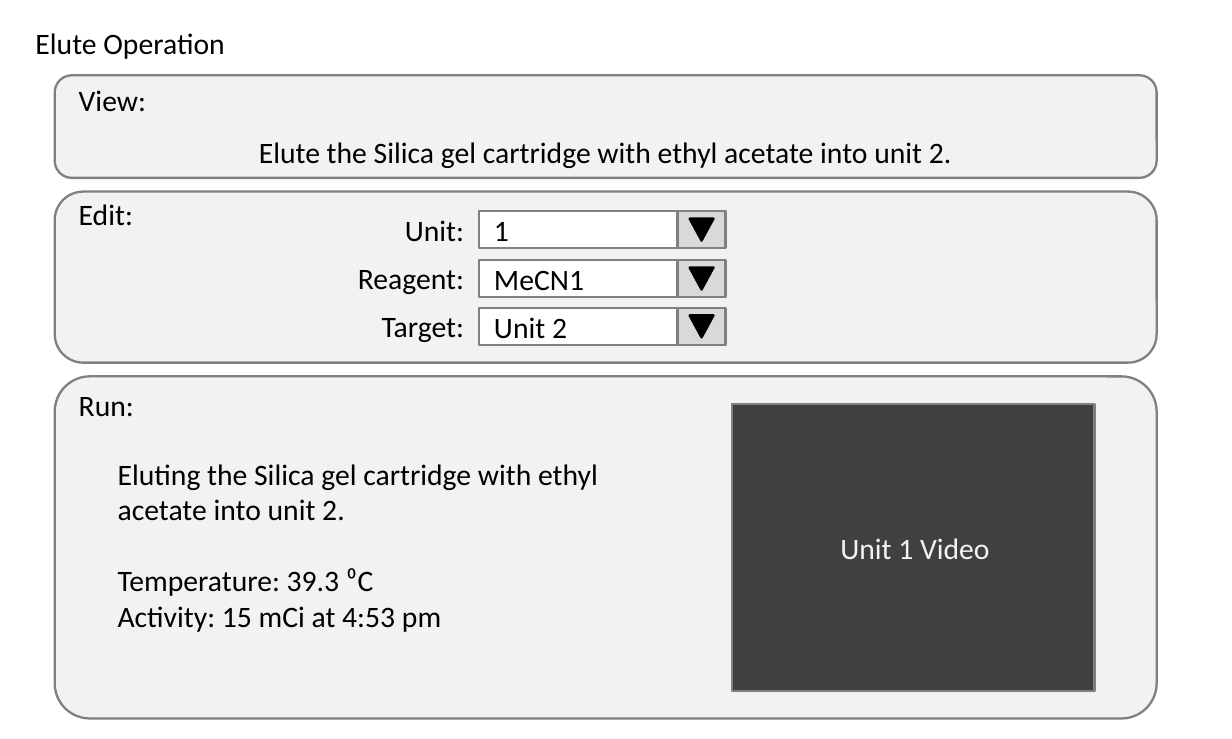
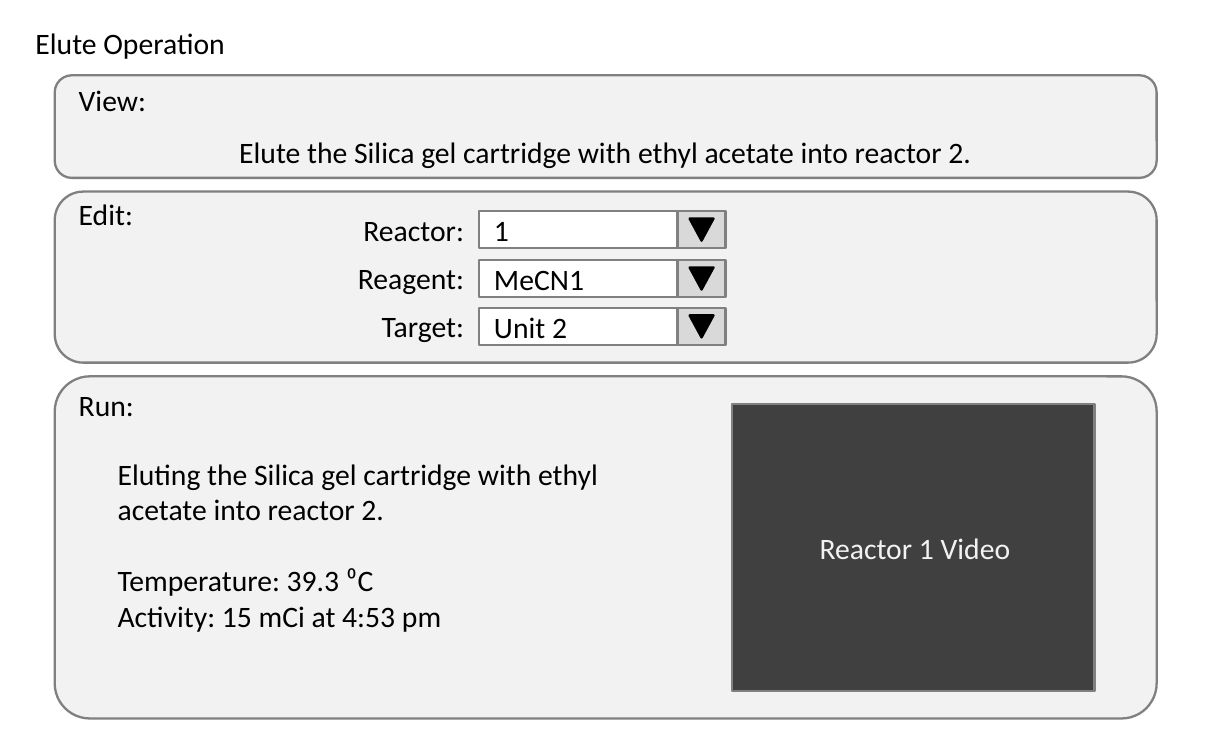
Before and after one commit to michaelvandam/elixys, a slide deck: slide 38 of doc/ElixysUserInterfaceWireframes.pptx. Drawn at 1232x739 pixels with LibreOffice and Linux fonts; fonts in the diff are those of the drawing. Boxes give left, top, right and bottom in pixels: in the first picture for what was removed or moved away, otherwise in the second. Text is boxed around its words. In the diff, an @@ line names an element or a change of style, - is before the commit and + after.

```diff
--- a/doc/ElixysUserInterfaceWireframes.pptx
+++ b/doc/ElixysUserInterfaceWireframes.pptx
@@ text at box(239, 142, 970, 168): text changed @@
-Elute the Silica gel cartridge with ethyl acetate into unit 2.
+Elute the Silica gel cartridge with ethyl acetate into reactor 2.
@@ text at box(363, 222, 464, 242): text changed @@
-Unit:
+Reactor:
@@ text at box(118, 464, 598, 521): text changed @@
-Eluting the Silica gel cartridge with ethyl acetate into unit 2.
+Eluting the Silica gel cartridge with ethyl acetate into reactor 2.
@@ text at box(820, 538, 1011, 559): text changed @@
-Unit 1 Video
+Reactor 1 Video
```
Also in this commit, not shown: 11 other slides changed, 1 other file.
